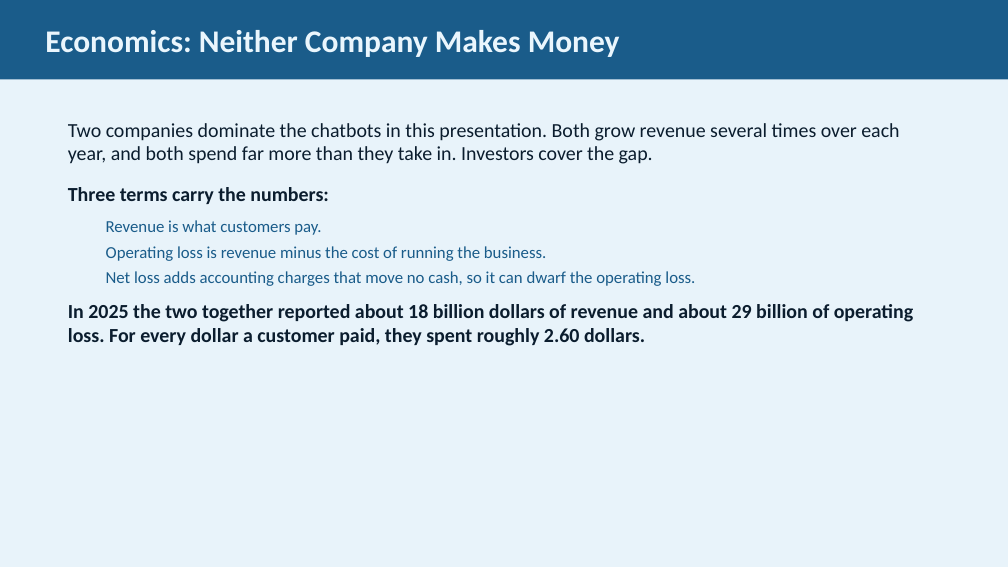
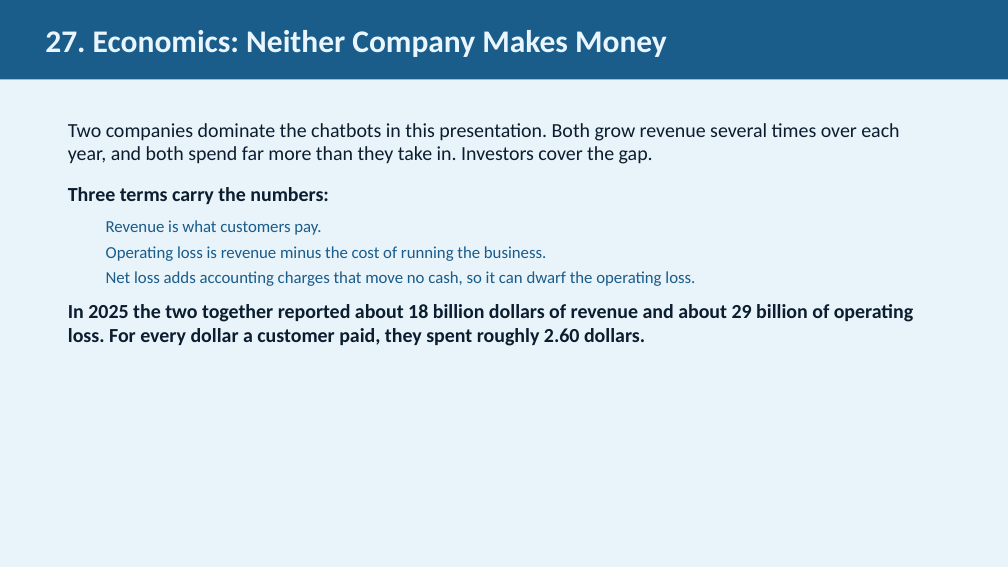
Before and after one commit to JimFawcett/NewSite, a slide deck: slide 27 of AI Presentation 2026/AI_Presentation.pptx (slide 26 before the commit). Drawn at 1008x567 pixels with LibreOffice and Linux fonts; fonts in the diff are those of the drawing. Boxes give left, top, right and bottom in pixels: in the first picture for what was removed or moved away, otherwise in the second. Text is boxed around its words. In the diff, an @@ line names an element or a change of style, - is before the commit and + after.

```diff
--- a/AI Presentation 2026/AI_Presentation.pptx
+++ b/AI Presentation 2026/AI_Presentation.pptx
@@ text in rectangle at box(45, 30, 667, 57): text changed @@
-Economics: Neither Company Makes Money
+27. Economics: Neither Company Makes Money
```
Also in this commit, not shown: 28 other slides changed, 2 slides added, 15 other files.
